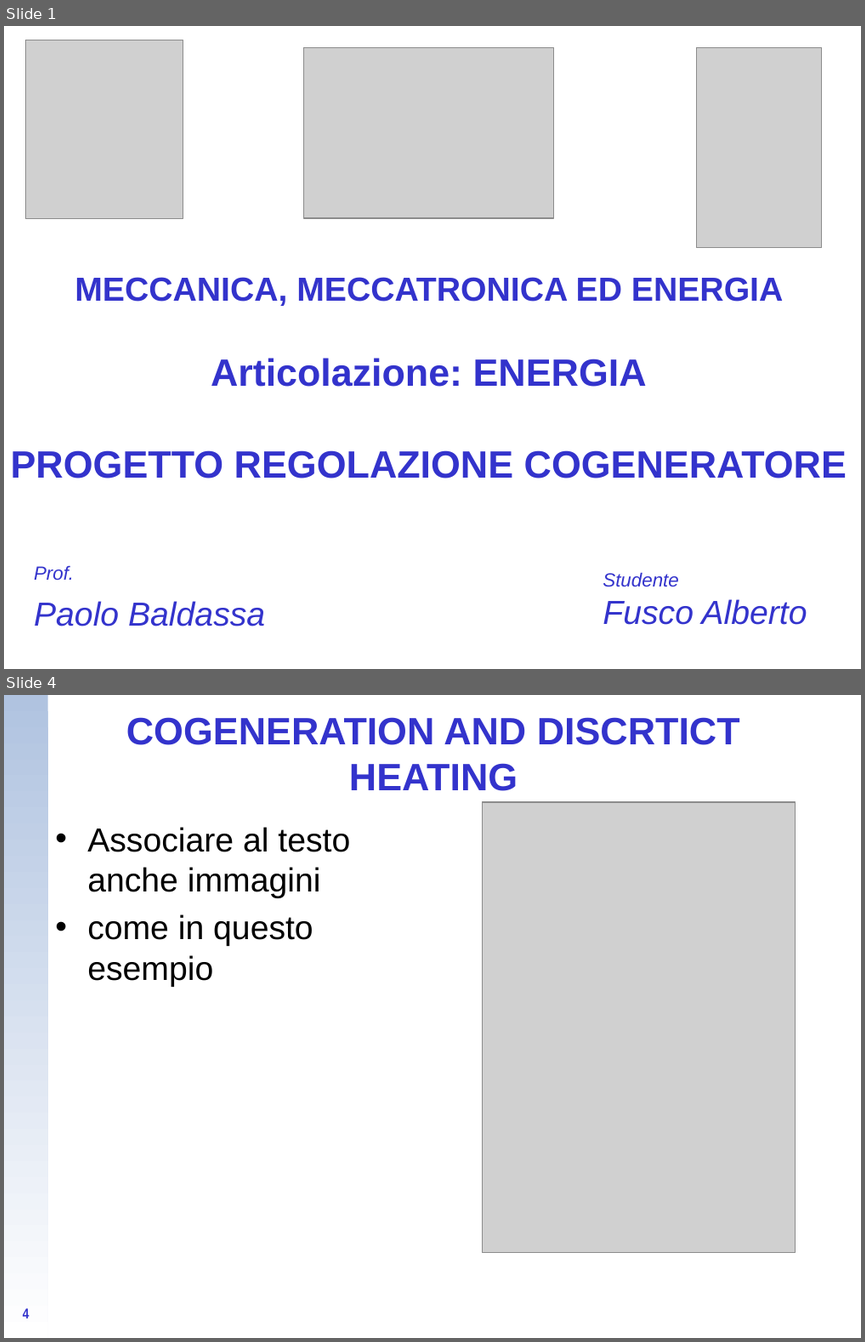
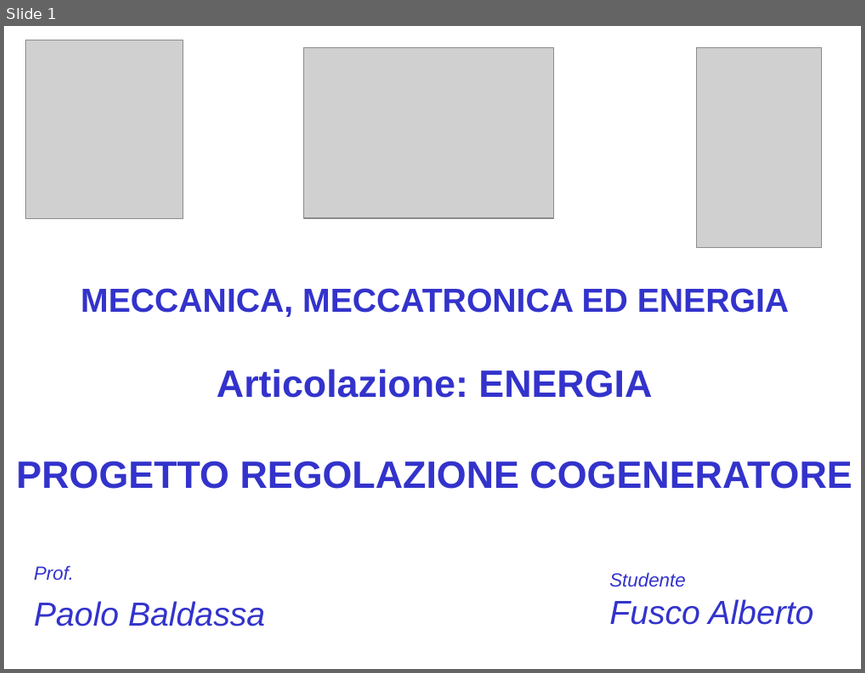
Before and after one commit to CampelloManuel/progetto-esame, a slide deck: tesina/Fusco Alberto.ppt. Shown one above the other, each under a label of ours: slides 1 and 4 before the commit, slide 1 after it; the slides between them are not shown. The pictures are 865x1342 and 865x673 pixels, drawn with LibreOffice and Linux fonts; fonts in the diff are those of the drawing; grey boxes stand for pictures; background and template pictures are left out. Boxes give left, top, right and bottom in pixels: in the first picture for what was removed or moved away, otherwise in the second. Text is boxed around its words. In the diff, an @@ line names an element or a change of style, - is before the commit and + after.

```diff
--- a/tesina/Fusco Alberto.ppt
+++ b/tesina/Fusco Alberto.ppt
@@ slide 4 removed at [4,695,861,1338], background picture (left out) @@
@@ rectangle removed at [4,695,47,1338] @@
@@ title removed at [126,717,740,791] @@
-COGENERATION AND DISCRTICT HEATING
@@ picture removed at [482,802,794,1252] @@
@@ text removed at [87,827,350,987] @@
-• Associare al testo anche immagini
-• come in questo esempio
@@ page number removed at [23,1308,30,1318] @@
-4
@@ slide 1 changed as well @@
@@ text "MECCANICA, MECCATRONICA ED ENERGIA Articolazione: ...": place and size @@
-text "MECCANICA, MECCATRONICA ED ENERGIA Articolazione: ..." at [11,277,846,478]
+text "MECCANICA, MECCATRONICA ED ENERGIA Articolazione: ..." at [16,288,851,488]
@@ text "Studente": place and size @@
-text "Studente" at [602,572,806,624]
+text "Studente" at [609,572,813,624]
```
Also in this commit, not shown: 4 other slides changed, 5 slides added, 4 other slides removed.
